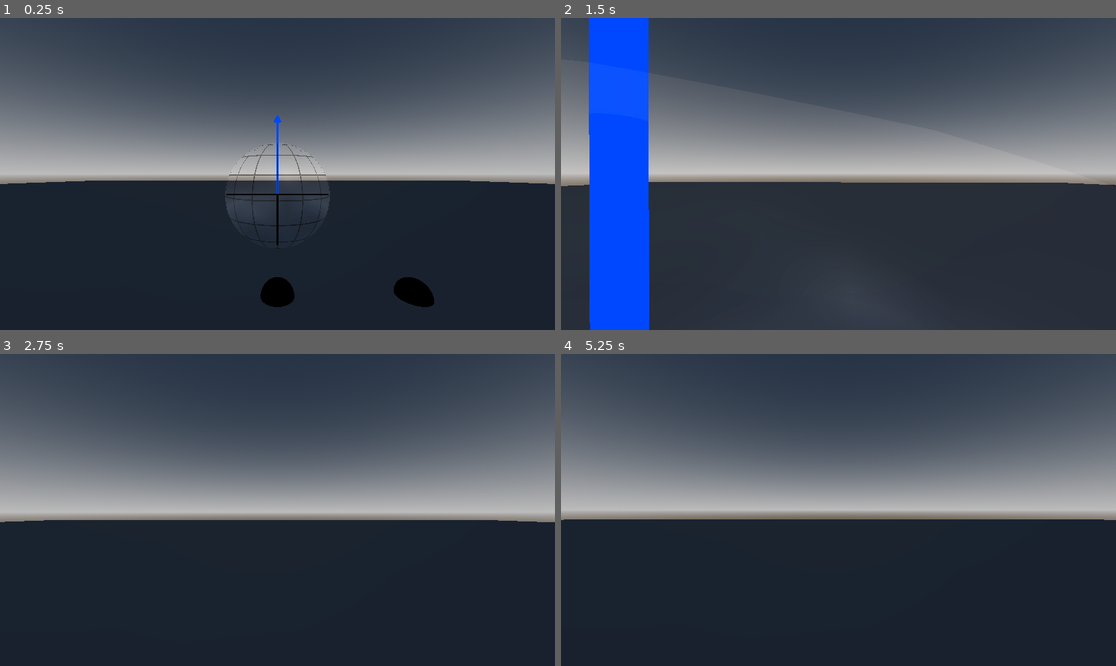
Above: before the commit, frames 1-4 (two rows, left to right).
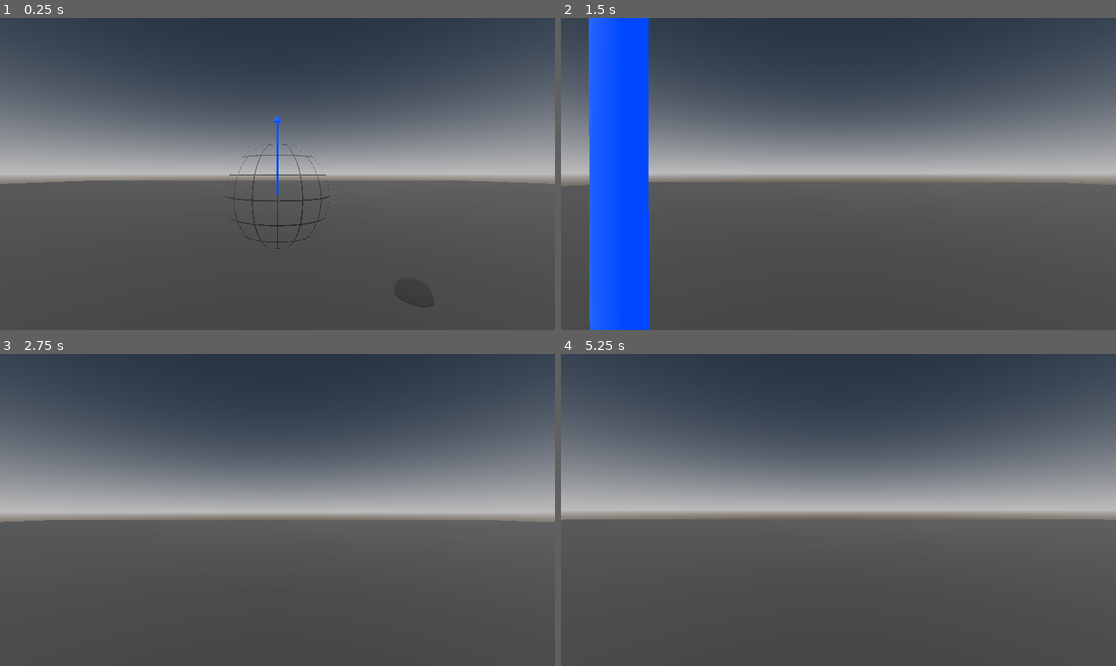
Above: after the commit, the same moments.

Repository: tdejong00/qugame
Game: Godot game, scene res://scenes/levels/main.tscn
The game is run twice, just before and just after one commit, with the same random seed, the same clock (stepped at 60 frames per second) and the same inputs.
Inputs (mouse positions are in pixels of both pictures, inside the frame that each line leads up to):
- Up to frame 1 (0.25 s): no input
- Up to frame 2 (1.5 s): tap Enter at 0.5 s; move the mouse to (866, 174) at 0.52 s; hold W (move_up) from 0.53 s (still down); tap F (interact) at 0.6 s; tap Space (jump) at 0.77 s; move the mouse to (810, 174) at 1.27 s; tap Shift (sprint) at 1.35 s
- Up to frame 3 (2.75 s): keep holding W (move_up); tap Space (jump) at 1.52 s; move the mouse to (288, 503) at 2.02 s; tap F (interact) at 2.1 s
- Up to frame 4 (5.25 s): keep holding W (move_up); tap Space (jump) at 2.75, 3.02, 3.77, 4.52 s; move the mouse to (832, 516) at 2.77 s; tap Shift (sprint) at 2.85, 4.35 s; move the mouse to (877, 513) at 3.52 s; tap F (interact) at 3.6, 5.1 s; move the mouse to (794, 506) at 4.27 s; move the mouse to (844, 510) at 5.02 s

The runs differ from the first frame. In frame 1, 47% of the frame differs, in the area x 0-100%, y 30-100%; in frame 2, 40%; in frame 3, 47%; in frame 4, 47%.

Commit message:
Add directional light

Diff:
--- /dev/null
+++ b/assets/materials/black.tres
@@ -0,0 +1,6 @@
+[gd_resource type="StandardMaterial3D" format=3 uid="uid://cqj87tia0cqks"]
+
+[resource]
+shading_mode = 0
+albedo_color = Color(0.1, 0.1, 0.1, 1)
+shadow_to_opacity = true
--- a/assets/materials/grey.tres
+++ b/assets/materials/grey.tres
@@ -1,5 +1,4 @@
-[gd_resource type="StandardMaterial3D" format=3 uid="uid://cqj87tia0cqks"]
+[gd_resource type="StandardMaterial3D" format=3 uid="uid://b1yn56oqf1vd1"]
 
 [resource]
-shading_mode = 0
-albedo_color = Color(0, 0, 0, 1)
+albedo_color = Color(0.2, 0.2, 0.2, 1)
--- a/scenes/levels/main.tscn
+++ b/scenes/levels/main.tscn
@@ -1,25 +1,27 @@
-[gd_scene load_steps=9 format=3 uid="uid://b1ngqaf6fb2ak"]
+[gd_scene load_steps=10 format=3 uid="uid://b1ngqaf6fb2ak"]
 
+[ext_resource type="Material" uid="uid://b1yn56oqf1vd1" path="res://assets/materials/grey.tres" id="2_bguh0"]
 [ext_resource type="PackedScene" uid="uid://bsi2sm86hkhor" path="res://scenes/objects/qubit/qubit.tscn" id="2_mgg4g"]
 [ext_resource type="PackedScene" uid="uid://ckk03qsadcwlw" path="res://scenes/entities/player/player.tscn" id="2_s1drc"]
 [ext_resource type="PackedScene" uid="uid://65xnlas5jt2i" path="res://scenes/objects/circuit/quantum_gate_slot.tscn" id="3_ynpfr"]
 
-[sub_resource type="ProceduralSkyMaterial" id="ProceduralSkyMaterial_rhbbk"]
+[sub_resource type="ProceduralSkyMaterial" id="ProceduralSkyMaterial_gyik4"]
 sky_top_color = Color(0.134281, 0.16838, 0.215799, 1)
 sky_horizon_color = Color(0.598989, 0.597969, 0.598742, 1)
 ground_bottom_color = Color(0.261676, 0.223495, 0.179171, 1)
 ground_horizon_color = Color(0.598989, 0.597969, 0.598742, 1)
 
-[sub_resource type="Sky" id="Sky_hbtd5"]
-sky_material = SubResource("ProceduralSkyMaterial_rhbbk")
+[sub_resource type="Sky" id="Sky_5thir"]
+sky_material = SubResource("ProceduralSkyMaterial_gyik4")
 
-[sub_resource type="Environment" id="Environment_c4wut"]
+[sub_resource type="Environment" id="Environment_hc8un"]
 background_mode = 2
-sky = SubResource("Sky_hbtd5")
+sky = SubResource("Sky_5thir")
 tonemap_mode = 2
 glow_enabled = true
 
 [sub_resource type="PlaneMesh" id="PlaneMesh_7jt82"]
+material = ExtResource("2_bguh0")
 size = Vector2(100, 100)
 
 [sub_resource type="ConvexPolygonShape3D" id="ConvexPolygonShape3D_76wk4"]
@@ -27,8 +29,11 @@
 
 [node name="Main" type="Node3D"]
 
+[node name="DirectionalLight3D" type="DirectionalLight3D" parent="."]
+transform = Transform3D(0.788011, 0.546098, -0.284281, 0, 0.461749, 0.887011, 0.615662, -0.698974, 0.363863, 0, 4, 0)
+
 [node name="WorldEnvironment" type="WorldEnvironment" parent="."]
-environment = SubResource("Environment_c4wut")
+environment = SubResource("Environment_hc8un")
 
 [node name="Player" parent="." instance=ExtResource("2_s1drc")]
 transform = Transform3D(1.2, 0, 0, 0, 1.2, 0, 0, 0, 1.2, 0, 0, 3)
--- a/scenes/objects/circuit/quantum_gate_slot.tscn
+++ b/scenes/objects/circuit/quantum_gate_slot.tscn
@@ -1,10 +1,13 @@
 [gd_scene load_steps=5 format=3 uid="uid://65xnlas5jt2i"]
 
-[ext_resource type="Material" uid="uid://cqj87tia0cqks" path="res://assets/materials/black.tres" id="1_ae08p"]
 [ext_resource type="Script" path="res://scenes/objects/circuit/quantum_gate_slot.gd" id="1_fk7hm"]
 
+[sub_resource type="StandardMaterial3D" id="StandardMaterial3D_p72o7"]
+transparency = 1
+albedo_color = Color(0.1, 0.1, 0.1, 0.4)
+
 [sub_resource type="SphereMesh" id="SphereMesh_umt0p"]
-material = ExtResource("1_ae08p")
+material = SubResource("StandardMaterial3D_p72o7")
 radius = 0.25
 height = 0.25
 is_hemisphere = true
--- a/scenes/objects/gates/hadamard_gate/hadamard_gate.tscn
+++ b/scenes/objects/gates/hadamard_gate/hadamard_gate.tscn
@@ -1,7 +1,7 @@
 [gd_scene load_steps=7 format=3 uid="uid://dnn7gxjnik7iw"]
 
 [ext_resource type="Script" path="res://scenes/objects/gates/hadamard_gate/hadamard_gate.gd" id="1_2r02u"]
-[ext_resource type="Material" uid="uid://cqj87tia0cqks" path="res://assets/materials/grey.tres" id="2_pmyb2"]
+[ext_resource type="Material" uid="uid://cqj87tia0cqks" path="res://assets/materials/black.tres" id="2_pmyb2"]
 [ext_resource type="Material" uid="uid://be2mlb4cmisim" path="res://assets/materials/blue.tres" id="3_lf62x"]
 
 [sub_resource type="BoxMesh" id="BoxMesh_noipg"]
--- a/scenes/objects/gates/identity_gate/identity_gate.tscn
+++ b/scenes/objects/gates/identity_gate/identity_gate.tscn
@@ -1,7 +1,7 @@
 [gd_scene load_steps=7 format=3 uid="uid://c22a2s455orx7"]
 
 [ext_resource type="Script" path="res://scenes/objects/gates/identity_gate/identity_gate.gd" id="1_75w2r"]
-[ext_resource type="Material" uid="uid://cqj87tia0cqks" path="res://assets/materials/grey.tres" id="1_fjqbi"]
+[ext_resource type="Material" uid="uid://cqj87tia0cqks" path="res://assets/materials/black.tres" id="1_fjqbi"]
 [ext_resource type="Material" uid="uid://be2mlb4cmisim" path="res://assets/materials/blue.tres" id="3_u1hpi"]
 
 [sub_resource type="BoxMesh" id="BoxMesh_t8urp"]
--- a/scenes/objects/gates/pauli_y_gate/pauli_y_gate.tscn
+++ b/scenes/objects/gates/pauli_y_gate/pauli_y_gate.tscn
@@ -1,7 +1,7 @@
 [gd_scene load_steps=7 format=3 uid="uid://jwahwo270x0"]
 
 [ext_resource type="Script" path="res://scenes/objects/gates/pauli_y_gate/pauli_y_gate.gd" id="1_ja188"]
-[ext_resource type="Material" uid="uid://cqj87tia0cqks" path="res://assets/materials/grey.tres" id="2_u5liw"]
+[ext_resource type="Material" uid="uid://cqj87tia0cqks" path="res://assets/materials/black.tres" id="2_u5liw"]
 [ext_resource type="Material" uid="uid://be2mlb4cmisim" path="res://assets/materials/blue.tres" id="3_wuvy8"]
 
 [sub_resource type="BoxMesh" id="BoxMesh_y18hi"]
--- a/scenes/objects/qubit/qubit.tscn
+++ b/scenes/objects/qubit/qubit.tscn
@@ -2,7 +2,7 @@
 
 [ext_resource type="Script" path="res://scenes/objects/qubit/qubit.gd" id="1_l4ays"]
 [ext_resource type="Shader" path="res://scenes/objects/qubit/bloch_sphere.gdshader" id="2_31cjo"]
-[ext_resource type="Material" uid="uid://cqj87tia0cqks" path="res://assets/materials/grey.tres" id="2_u3hps"]
+[ext_resource type="Material" uid="uid://cqj87tia0cqks" path="res://assets/materials/black.tres" id="2_u3hps"]
 [ext_resource type="Material" uid="uid://be2mlb4cmisim" path="res://assets/materials/blue.tres" id="4_myud1"]
 
 [sub_resource type="StandardMaterial3D" id="StandardMaterial3D_sywhx"]
